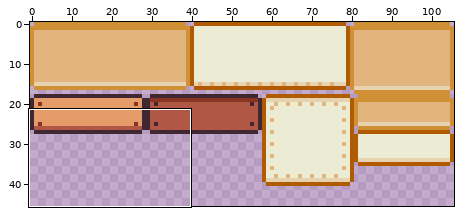
Two versions of one pixel-art file, art_src/zen_farm/ui_parts.aseprite. Above: a wide view before the commit, with the close-up outlined.
Close-up. Old version:
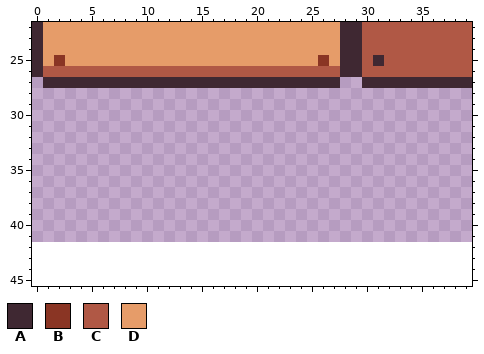
106x42 pixels, 1 frame. Shown: x 0..39, y 22..45. The old version is drawn lined up with the new one, on the new canvas.
Palette (. is transparent): A #3f2832  B #8a3524  C #b05845  D #e69c69
Pixels before, first column x 0:
22 ADDDDDDDDDDDDDDDDDDDDDDDDDDDAACCCCCCCCCC
23 ADDDDDDDDDDDDDDDDDDDDDDDDDDDAACCCCCCCCCC
24 ADDDDDDDDDDDDDDDDDDDDDDDDDDDAACCCCCCCCCC
25 ADBDDDDDDDDDDDDDDDDDDDDDDDBDAACACCCCCCCC
26 ACCCCCCCCCCCCCCCCCCCCCCCCCCCAACCCCCCCCCC
27 .AAAAAAAAAAAAAAAAAAAAAAAAAAA..AAAAAAAAAA
The same view after the edit:
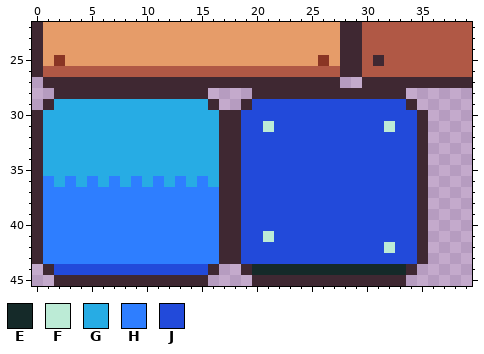
Colours new in this view: E #152a29  F #bcebd6  G #27ace4  H #2e7eff  J #224ada
Change:
canvas 106x42 -> 106x46
y 28: x 2..15 .............. -> AAAAAAAAAAAAAA; x 20..33 .............. -> AAAAAAAAAAAAAA
y 29: x 1..16 ................ -> AGGGGGGGGGGGGGGA; x 19..34 ................ -> AJJJJJJJJJJJJJJA
y 30: x 0..35 .................................... -> AGGGGGGGGGGGGGGGGAAJJJJJJJJJJJJJJJJA
y 31: x 0..35 .................................... -> AGGGGGGGGGGGGGGGGAAJJFJJJJJJJJJJFJJA
y 32..35: x 0..35 .................................... -> AGGGGGGGGGGGGGGGGAAJJJJJJJJJJJJJJJJA
y 36: x 0..35 .................................... -> AHGHGHGHGHGHGHGHGAAJJJJJJJJJJJJJJJJA
y 37..40: x 0..35 .................................... -> AHHHHHHHHHHHHHHHHAAJJJJJJJJJJJJJJJJA
y 41: x 0..35 .................................... -> AHHHHHHHHHHHHHHHHAAJJFJJJJJJJJJJJJJA
y 42: x 0..35 .................................... -> AHHHHHHHHHHHHHHHHAAJJJJJJJJJJJJJFJJA
y 43: x 0..35 .................................... -> AHHHHHHHHHHHHHHHHAAJJJJJJJJJJJJJJJJA
y 44: x 1..16 ................ -> AJJJJJJJJJJJJJJA; x 19..34 ................ -> AEEEEEEEEEEEEEEA
y 45: x 2..15 .............. -> AAAAAAAAAAAAAA; x 20..33 .............. -> AAAAAAAAAAAAAA
Changed places in both close-ups, as pixel boxes (x1, y1, x2, y2):
added: (32, 88, 428, 286)
